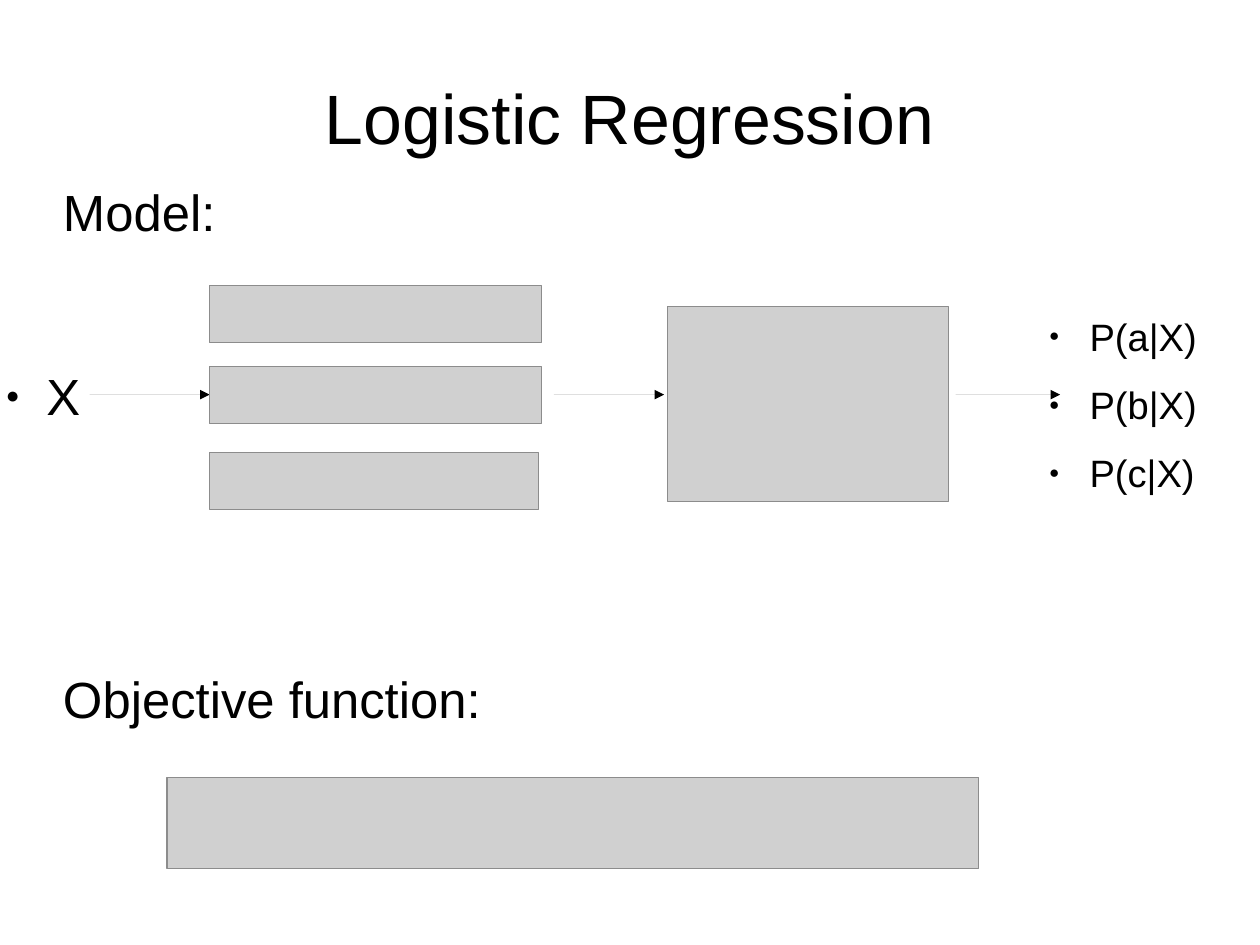
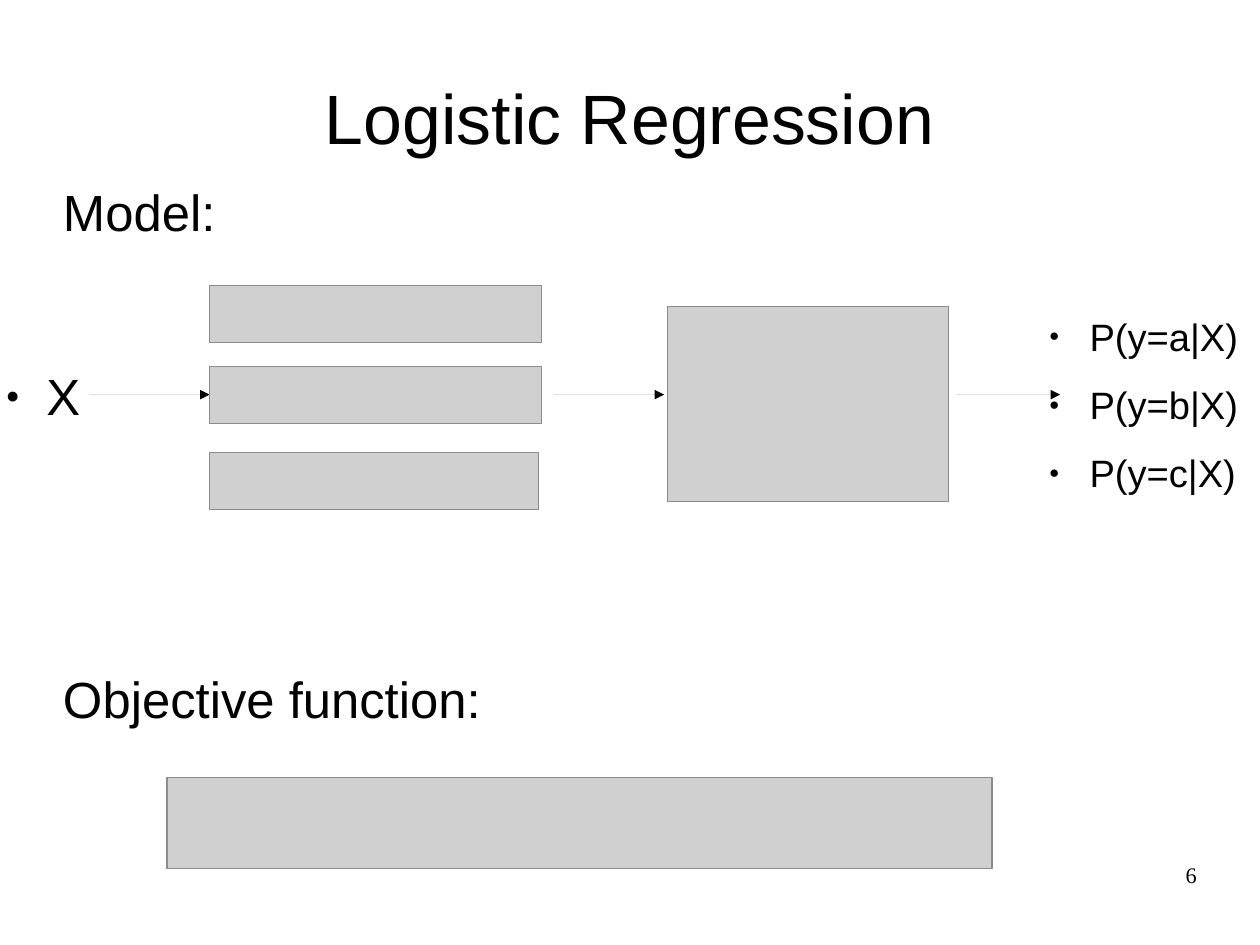
Before and after one commit to yandexdataschool/CSC_deeplearning, a slide deck: slide 6 of day0_am/lecture0.odp. Drawn at 1260x945 pixels with LibreOffice and Linux fonts; fonts in the diff are those of the drawing; grey boxes stand for pictures. Boxes give left, top, right and bottom in pixels: in the first picture for what was removed or moved away, otherwise in the second. Text is boxed around its words. In the diff, an @@ line names an element or a change of style, - is before the commit and + after.

```diff
--- a/day0_am/lecture0.odp
+++ b/day0_am/lecture0.odp
@@ text at <box>1090,323,1238,495</box>: text changed @@
-● P(a|X)
-● P(b|X)
-● P(c|X)
+● P(y=a|X)
+● P(y=b|X)
+● P(y=c|X)
@@ picture: place and size @@
-picture at <box>167,777,979,869</box>
+picture at <box>167,777,992,869</box>
@@ page number added at <box>1186,868,1197,884</box>, 14 pt, text #000000 @@
+6
```
Also in this commit, not shown: 19 other slides changed, 1 slide added, 3 other files.
